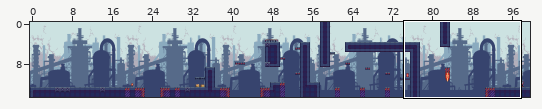
Tiled map, stored at GameDevelopment/citm_desvj_project_template-L08/Output/Assets/Maps/nivel1.tmx. Above: a wide view before the commit, with the close-up outlined.
Close-up. Old version:
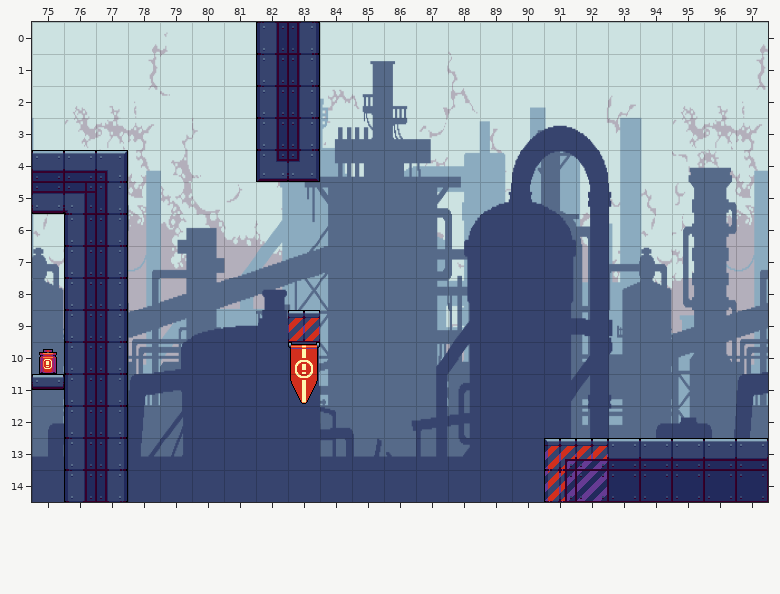
Cells are 32x32 px. Shown: x 75..97, y 0..14.
And afterwards:
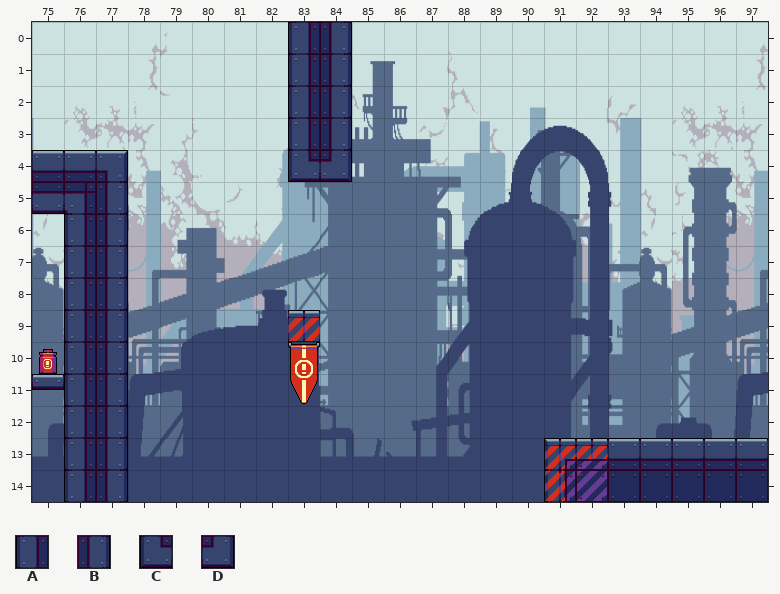
Key: from "IndustrialTile": A 12, B 14, C 21, D 23.
_ is an empty cell.
Diff:
Layer "Plataforma":
y 0..3: x 82..84 AB_ -> _AB
y 4: x 82..84 CD_ -> _CD
